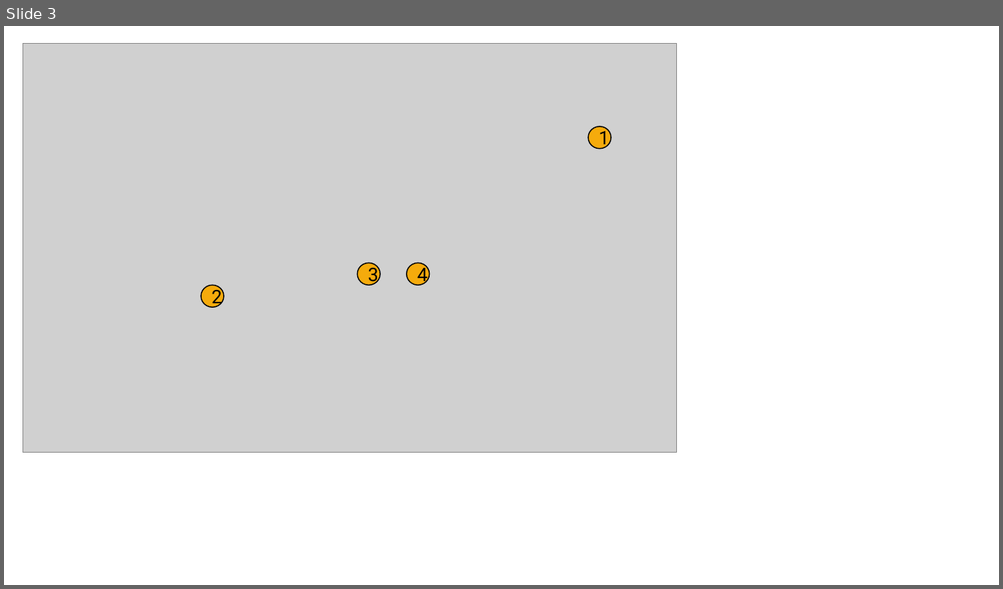
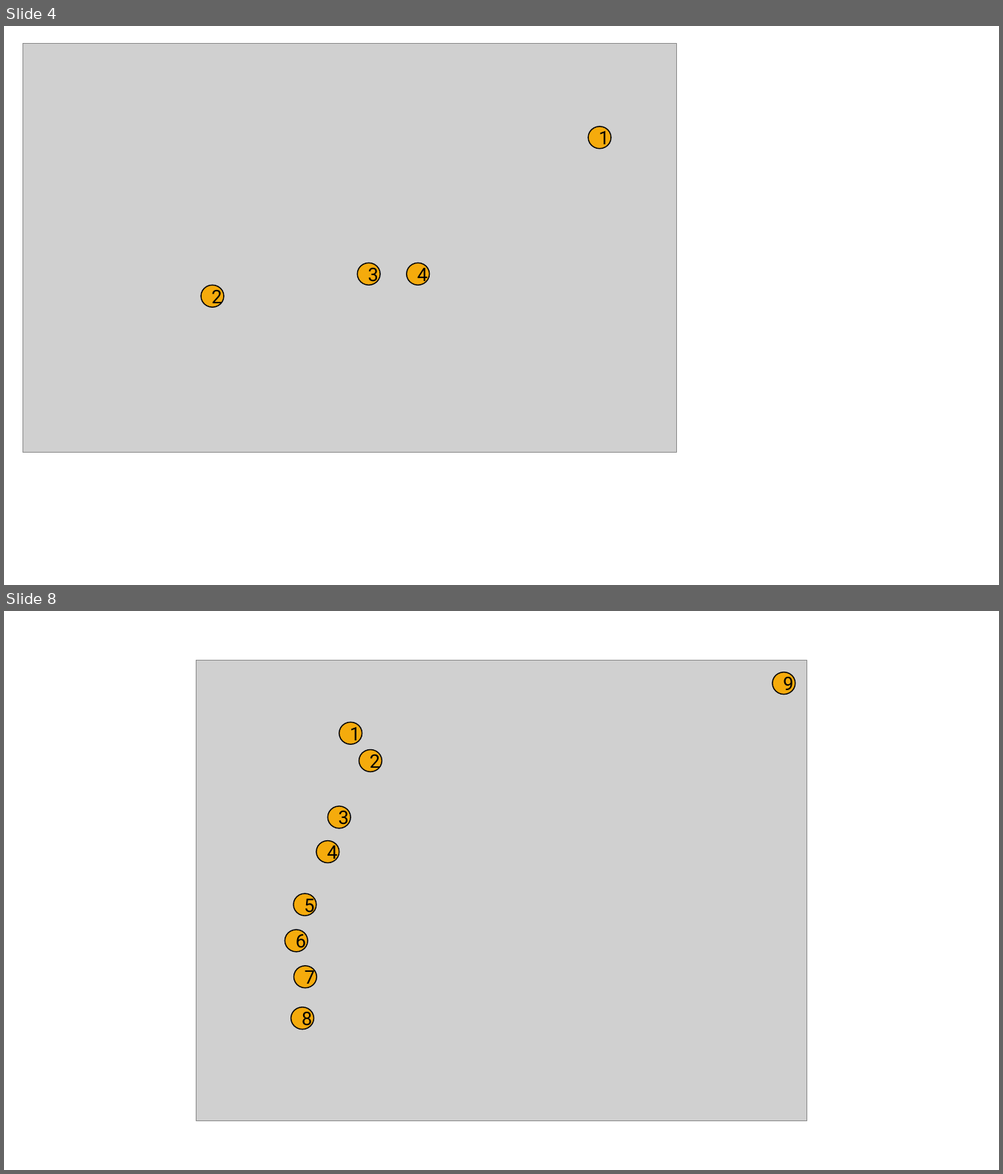
Before and after one commit to IntentArchitect/Intent.Modules, a slide deck: docsProject/IntentUserManualImages.pptx. Shown one above the other, each under a label of ours: slide 3 before the commit, slides 4 and 8 after it; the slides between them are not shown. The pictures are 1003x589 and 1003x1174 pixels, drawn with LibreOffice and Linux fonts; fonts in the diff are those of the drawing; grey boxes stand for pictures. Boxes give left, top, right and bottom in pixels: in the first picture for what was removed or moved away, otherwise in the second. Text is boxed around its words. In the diff, an @@ line names an element or a change of style, - is before the commit and + after.

```diff
--- a/docsProject/IntentUserManualImages.pptx
+++ b/docsProject/IntentUserManualImages.pptx
@@ slide 8 added at (4, 611, 999, 1170), background #FFFFFF @@
@@ picture added at (196, 661, 807, 1122) @@
@@ ellipse added at (772, 672, 796, 695), fill #F5AB0C, outline #000000 1 pt, 18 pt, text #000000 @@
+9
@@ ellipse added at (339, 722, 362, 744), fill #F5AB0C, outline #000000 1 pt, 18 pt, text #000000 @@
+1
@@ ellipse added at (359, 750, 382, 772), fill #F5AB0C, outline #000000 1 pt, 18 pt, text #000000 @@
+2
@@ ellipse added at (328, 806, 351, 829), fill #F5AB0C, outline #000000 1 pt, 18 pt, text #000000 @@
+3
@@ ellipse added at (316, 841, 340, 863), fill #F5AB0C, outline #000000 1 pt, 18 pt, text #000000 @@
+4
@@ ellipse added at (293, 894, 316, 916), fill #F5AB0C, outline #000000 1 pt, 18 pt, text #000000 @@
+5
@@ ellipse added at (284, 930, 307, 952), fill #F5AB0C, outline #000000 1 pt, 18 pt, text #000000 @@
+6
@@ ellipse added at (293, 966, 316, 988), fill #F5AB0C, outline #000000 1 pt, 18 pt, text #000000 @@
+7
@@ ellipse added at (291, 1007, 314, 1030), fill #F5AB0C, outline #000000 1 pt, 18 pt, text #000000 @@
+8
@@ what was slide 3 is now slide 4 @@
```
Also in this commit, not shown: 7 other slides added, 41 other files.
